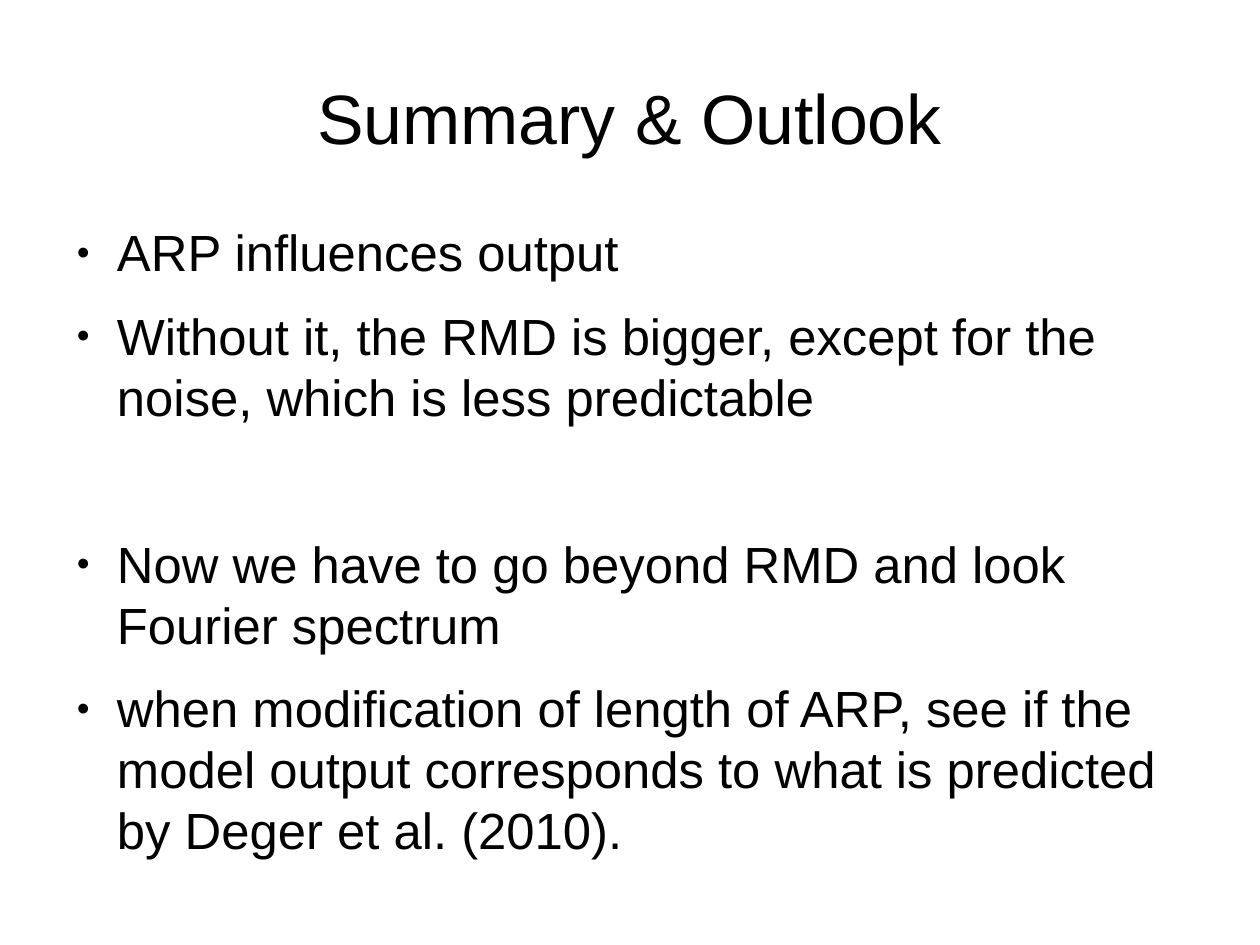
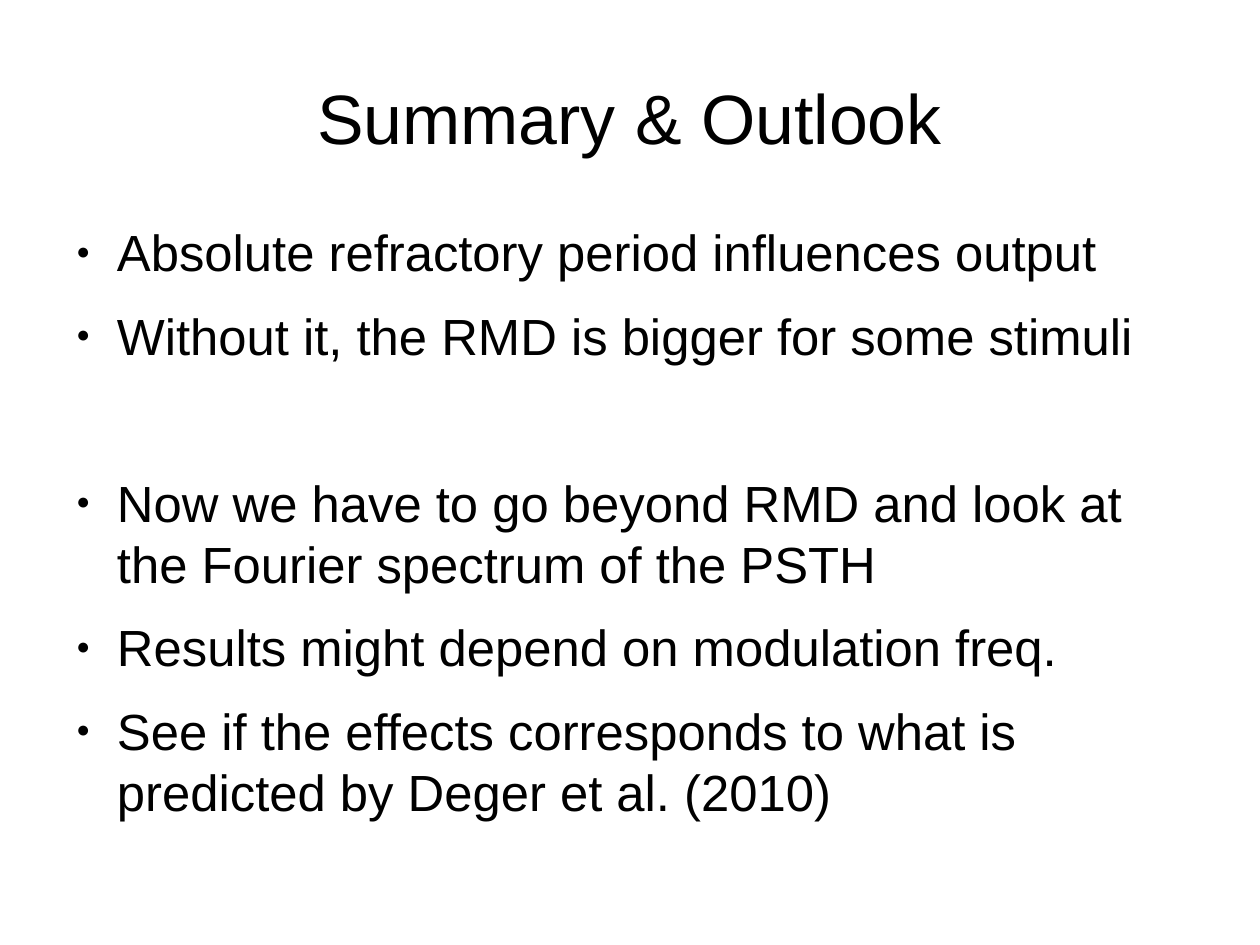
Before and after one commit to MaelleC/auditory-things, a slide deck: slide 17 of presentation/pres1.odp. Drawn at 1260x945 pixels with LibreOffice and Linux fonts; fonts in the diff are those of the drawing. Boxes give left, top, right and bottom in pixels: in the first picture for what was removed or moved away, otherwise in the second. Text is boxed around its words. In the diff, an @@ line names an element or a change of style, - is before the commit and + after.

```diff
--- a/presentation/pres1.odp
+++ b/presentation/pres1.odp
@@ text at box(117, 234, 1133, 821): text changed @@
-● ARP influences output
-● Without it, the RMD is bigger, except for the noise, which is less predictable
-● Now we have to go beyond RMD and look Fourier spectrum
-● when modification of length of ARP, see if the model output corresponds to what is predicted by Deger et al. (2010).
+● Absolute refractory period influences output
+● Without it, the RMD is bigger for some stimuli
+● Now we have to go beyond RMD and look at the Fourier spectrum of the PSTH
+● Results might depend on modulation freq.
+● See if the effects corresponds to what is predicted by Deger et al. (2010)
```
Also in this commit, not shown: 9 other slides changed, 1 other file.
